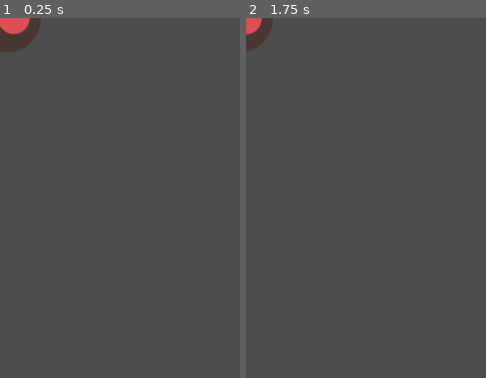
Above: before the commit, frames 1-2 (left to right).
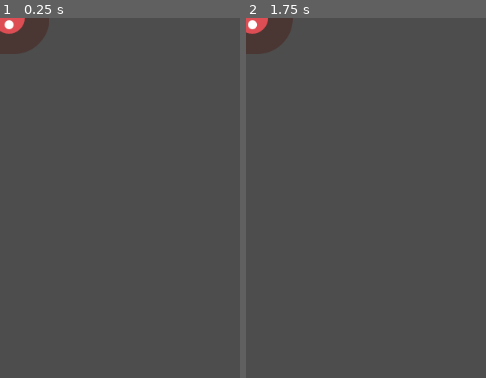
Above: after the commit, the same moments.

Repository: pauplegue-png/Dodge-the-Creeps-Pau-Pino
Game: Godot game, scene res://mob.tscn
Two runs of this game, one before a commit and one after it. Both use one fixed random seed, a clock stepped at 60 frames per second and the inputs below. This scene is started directly instead of the project's main scene.
Inputs:
- Up to frame 1 (0.25 s): no input
- Up to frame 2 (1.75 s): hold Right (move_right) 0.53-1.28 s; tap Enter at 1.25 s; hold Down (move_down) from 1.28 s (still down)
The pictures show only the part of the screen within x 0-50%, y 0-50%; the shares and areas given below are measured in that part.

The runs differ from the first frame. In frame 1, 0.6% of the frame differs, in the area x 0-21%, y 0-10%; in frame 2, 1.0%, in the area x 0-20%, y 0-10%.
Error before the commit: Invalid assignment of property or key 'playing' with value of type 'bool' on a base object of type 'AnimatedSprite2D'. (res://mob.gd:6)

Commit message:
Final Scritp Main

Diff:
--- a/Main.tscn
+++ b/Main.tscn
@@ -2,8 +2,6 @@
 
 [ext_resource type="PackedScene" uid="uid://dhmmbu1cjn3mc" path="res://Player.tscn" id="1_glv2v"]
 [ext_resource type="Script" uid="uid://d0usvvr62swq3" path="res://main.gd" id="1_uu6xs"]
-
-[sub_resource type="PackedScene" id="PackedScene_uu6xs"]
 
 [sub_resource type="Curve2D" id="Curve2D_glv2v"]
 _data = {
@@ -13,7 +11,6 @@
 
 [node name="Main" type="Node" unique_id=977898739]
 script = ExtResource("1_uu6xs")
-mob_scene = SubResource("PackedScene_uu6xs")
 
 [node name="Player" parent="." unique_id=1471799655 instance=ExtResource("1_glv2v")]
 
--- a/Player.gd
+++ b/Player.gd
@@ -39,14 +39,14 @@
 		$AnimatedSprite2D.animation = "up"
 		$AnimatedSprite2D.flip_v = velocity.y > 0
 
-func _on_area_entered(body) -> void:
+func start(pos):
+	position = pos
+	show()
+	$CollisionShape2D.disabled = false
+
+
+func _on_body_entered(body: Node2D) -> void:
 	hide() # El jugador desapareix després de ser impactat.
 	emit_signal("hit")
 	# S'ha d'ajornar, ja que no podem canviar les propietats físiques en una crida de retorn de física.
 	$CollisionShape2D.set_deferred("disabled", true)
-
-
-func start(pos):
-	position = pos
-	show()
-	$CollisionShape2D.disabled = false
--- a/Player.tscn
+++ b/Player.tscn
@@ -47,4 +47,4 @@
 [node name="CollisionShape2D" type="CollisionShape2D" parent="." unique_id=665499679]
 shape = SubResource("CapsuleShape2D_sb5c6")
 
-[connection signal="area_entered" from="." to="." method="_on_area_entered"]
+[connection signal="body_entered" from="." to="." method="_on_body_entered"]
--- a/main.gd
+++ b/main.gd
@@ -1,12 +1,12 @@
 extends Node
 
-@export var mob_scene: PackedScene
+@export var mob_scene: PackedScene = preload("res://mob.tscn")
 var score
 
 # Called when the node enters the scene tree for the first time.
 func _ready() -> void:
 	randomize()
-	new_game()
+	#new_game()
 
 
 # Called every frame. 'delta' is the elapsed time since the previous frame.
@@ -29,7 +29,7 @@
 
 	# Trieu una ubicació aleatòria a Path2D.
 	var mob_spawn_location = get_node("MobPath/MobSpawnLocation")
-	mob_spawn_location.offset = randi()
+	mob_spawn_location.progress_ratio = randf() # Godot 4 recomana progress_ratio en lloc de .offset directament si vols un valor percentual, tot i que .offset funciona si està configurat en píxels.
 
 	# Estableix la direcció de la multitud perpendicular a la direcció del camí.
 	var direction = mob_spawn_location.rotation + PI / 2
@@ -45,7 +45,6 @@
 	var velocity = Vector2(randf_range(150.0, 250.0), 0.0)
 	mob.linear_velocity = velocity.rotated(direction)
 
-
 	# Va fer que la multitud s'afegís a l'escena principal.
 	add_child(mob)
 
@@ -53,7 +52,6 @@
 func _on_score_timer_timeout() -> void:
 	score += 1
 
-
 func _on_start_timer_timeout() -> void:
 	$MobTimer.start()
 	$ScoreTimer.start()
--- a/mob.gd
+++ b/mob.gd
@@ -3,8 +3,8 @@
 
 # Called when the node enters the scene tree for the first time.
 func _ready() -> void:
-	$AnimatedSprite2D.playing = true
-	var mob_types = $AnimatedSprite2D.frames.get_animation_names()
+	$AnimatedSprite2D.play()
+	var mob_types = $AnimatedSprite2D.sprite_frames.get_animation_names()
 	$AnimatedSprite2D.animation = mob_types[randi() % mob_types.size()]
 
 
--- a/project.godot
+++ b/project.godot
@@ -11,7 +11,7 @@
 [application]
 
 config/name="Dodge the Creeps! Practica 5"
-run/main_scene="uid://dhmmbu1cjn3mc"
+run/main_scene="uid://b561wfd56sqj2"
 config/features=PackedStringArray("4.7", "Forward Plus")
 config/icon="res://icon.svg"
 
